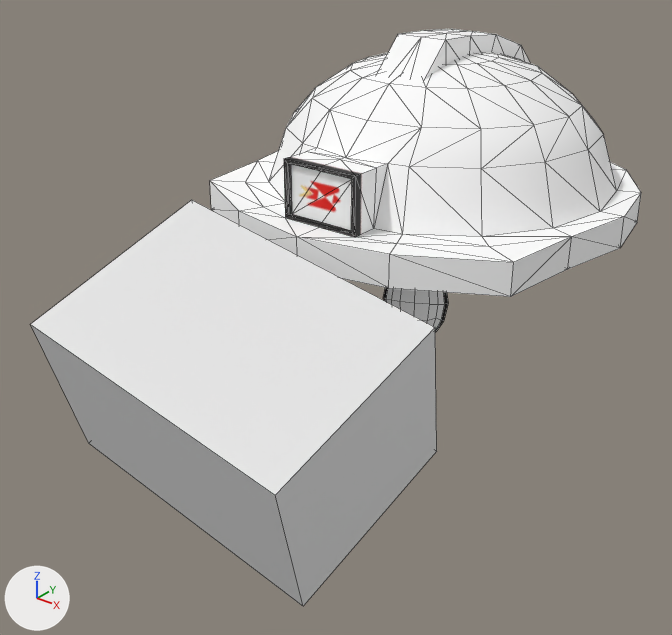
The FBX model GraphicResource/NPC/Animation/915_NPC_Dead.fbx, before and after one commit.
Before and after are seen from a 50 mm camera at (45.3, -72.2, 52.5) aimed at (-1.2, -14.1, 16.5). Every picture has the same lights, and +X, +Y and +Z are marked at lower left. Mesh edges are drawn as thin lines. Where no turn or scale is listed for an object, it has been applied to the vertices.

The scene before the commit, as lines of its bpy script (objects in view):
```python
me_mesh_001 = bpy.data.meshes.new('Mesh.001')
me_mesh_001.from_pydata([(-24.0, 0.0, 4.2), (-25.0, -15.8, -1.4), (0.0, 0.0, 0.0), (-1.0, -15.8, -5.6), (-21.5, -5.2, 18.3), (-22.5, -21.0, 12.7), (2.5, -5.2, 14.1), (1.5, -21.0, 8.5)], [], [(0, 2, 3, 1), (4, 5, 7, 6), (0, 1, 5, 4), (1, 3, 7, 5), (3, 2, 6, 7), (2, 0, 4, 6)])
me_mesh_002 = bpy.data.meshes.new('Mesh.002')
me_mesh_002.from_pydata(...)  # 209 vertices, 394 faces; spans x -18.2..18.2, y -20.5..18.2, z 2.1..18.1
me_mesh_002.materials.append(mat_20___default)  # picture img_11_cell_red_diffuse_png
me_mesh_003 = bpy.data.meshes.new('Mesh.003')
me_mesh_003.from_pydata(...)  # 196 vertices, 192 faces; spans x -9.5..9.5, y -15.4..-12.8, z -4.5..3.0
me_mesh_003.materials.append(mat_20___default)  # picture img_11_cell_red_diffuse_png
ob_eyes = bpy.data.objects.new('Eyes', me_mesh_003)
ob_eyes.location = (0.0, 0.0, 21.3)
ob_helmet = bpy.data.objects.new('Helmet', me_mesh_002)
ob_helmet.location = (0.0, 0.0, 21.3)
ob_oxygen = bpy.data.objects.new('Oxygen', me_mesh_001)
ob_oxygen.location = (11.8, -17.2, 9.4)
```
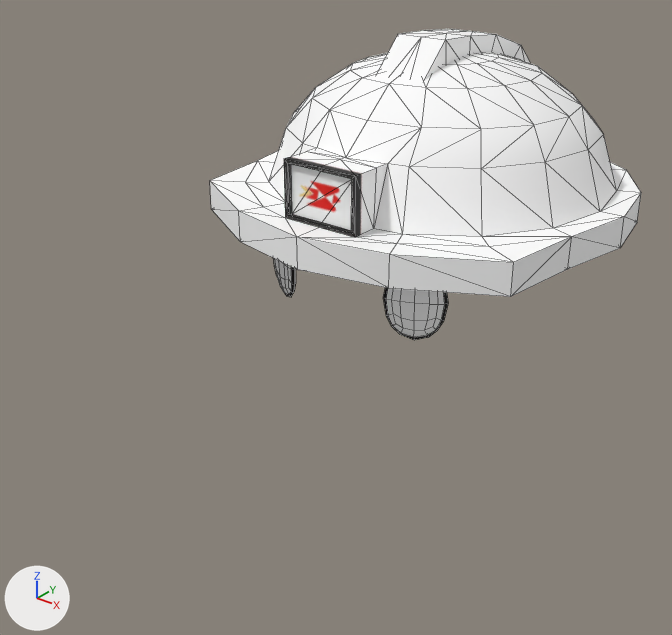
Edits to the scene script, one JSON object a line:
```json
{"op": "remove", "block": "ob_oxygen", "code": ["ob_oxygen = bpy.data.objects.new('Oxygen', me_mesh_001)", "ob_oxygen.location = (11.8, -17.2, 9.4)"]}
```

Location of each change, (x1, y1, x2, y2) in pixels of the pictures (672 x 635 px):
```json
{"object": "Oxygen", "change": "deleted", "before": [30, 200, 437, 606]}
```
